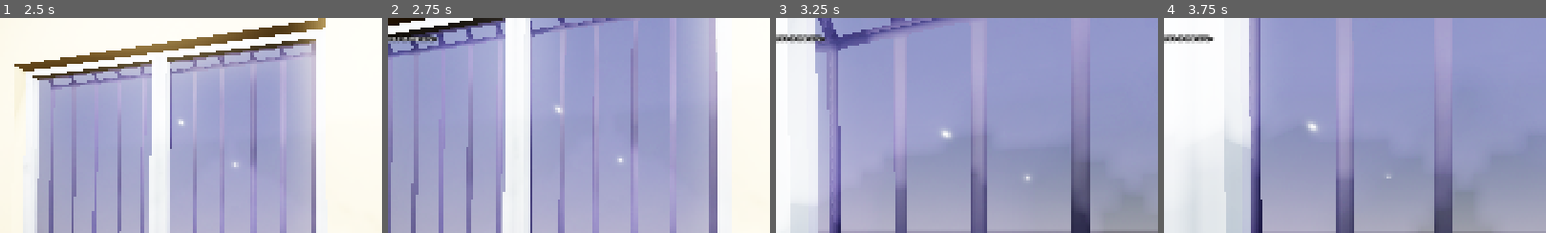
Above: before the commit, frames 1-4 (left to right).
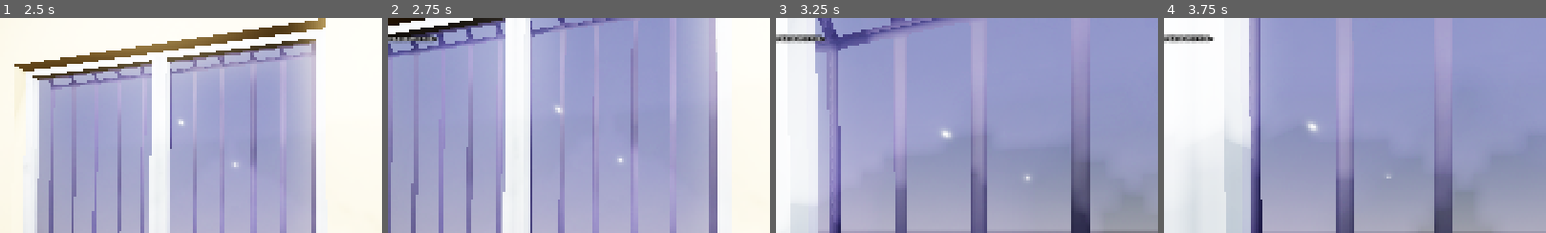
Above: after the commit, the same moments.

Repository: takanazwa5/ProjektMonopolowy
Game: Godot game, scene res://scenes/game/game.tscn
The game is run twice, just before and just after one commit, with the same random seed, the same clock (stepped at 60 frames per second) and the same inputs.
Inputs (mouse positions are % of the whole screen's width and height, from its top left):
- Up to frame 1 (2.5 s): tap Enter at 0.5 s; move the mouse to (55, 50) at 0.52 s; hold G (drop_item) 0.53-1.28 s; hold W (walk_forward) from 0.53 s (still down); click (55, 50) at 0.67 s; tap E (interact) at 0.8, 1.35, 2.3 s; move the mouse to (45, 50) at 1.27 s; tap G (drop_item) at 1.55 s; move the mouse to (52, 48) at 2.02 s; hold Ctrl (crouch) from 2.03 s (still down)
- Up to frame 2 (2.75 s): keep holding W (walk_forward); keep holding Ctrl (crouch)
- Up to frame 3 (3.25 s): keep holding W (walk_forward); move the mouse to (49, 52) at 2.77 s; release Ctrl (crouch) at 2.78 s; tap G (drop_item) at 2.85 s; click (49, 52) at 2.92 s
- Up to frame 4 (3.75 s): keep holding W (walk_forward); move the mouse to (57, 51) at 3.52 s; hold E (interact) from 3.53 s (still down)
The pictures show only the part of the screen within x 14-64%, y 0-50%; the shares and areas given below are measured in that part.

Frame 1 is identical in both runs. In frame 2, less than 0.1% of the frame differs, in the area x 2-12%, y 8-12%; in frame 3, 0.1%; in frame 4, 0.1%, in the area x 2-12%, y 7-12%.

Commit message:
Implement loose item handling and dropping logic
Changed BeerBobrBottle to RigidBody3D and added a 'loose' property to items. Items can now be dropped into a dedicated LooseItems node, preserving their transform and physics state. Updated item preview and rig scripts to support loose item interactions and reparenting. Added LooseItems node to the game scene for managing dropped items.

Diff:
--- a/features/items/beer/beer_bobr_bottle.tscn
+++ b/features/items/beer/beer_bobr_bottle.tscn
@@ -7,8 +7,9 @@
 [sub_resource type="BoxShape3D" id="BoxShape3D_ek8a4"]
 size = Vector3(0.079834, 0.296997, 0.0839844)
 
-[node name="BeerBobrBottle" type="StaticBody3D" groups=["items"]]
+[node name="BeerBobrBottle" type="RigidBody3D" groups=["items"]]
 collision_layer = 4
+freeze = true
 script = ExtResource("1_ek8a4")
 data = ExtResource("2_pirts")
 reticle_tooltip_text = "Bubr w butelce"
--- a/features/items/item.gd
+++ b/features/items/item.gd
@@ -6,6 +6,9 @@
 
 
 @export var data: ItemData
+
+
+var loose: bool = false
 
 
 @onready var bottom_marker: Marker3D = %BottomMarker
@@ -17,10 +20,13 @@
 
 	if not event.is_action_pressed(&"interact"): return
 
-	var copy: Item = duplicate()
-	interaction.emit(copy)
-	copy.global_transform = global_transform
-	# NOTE: Might need set_input_as_handled()
+	if loose: interaction.emit(self)
+	else:
+
+		var copy: Item = duplicate()
+		interaction.emit(copy)
+		copy.global_transform = global_transform
+		# NOTE: Might need set_input_as_handled()
 
 
 func _get_configuration_warnings() -> PackedStringArray:
--- a/features/player/item_preview.gd
+++ b/features/player/item_preview.gd
@@ -9,6 +9,7 @@
 
 
 var _current_item: Item
+var _original_global_transform: Transform3D
 var _can_rotate: bool = false
 
 
@@ -33,12 +34,27 @@
 		rotate_y(event.relative.x * 0.001)
 		rotate_x(event.relative.y * 0.001)
 
-	if event.is_action_pressed(&"interact"): _current_item.reparent(item_rig)
-	elif event.is_action_pressed(&"drop_item"): _current_item.queue_free()
+	if event.is_action_pressed(&"interact"):
+
+		if not _current_item.loose: _current_item.interaction.connect(_on_item_interaction)
+		_current_item.reparent(item_rig)
+		get_viewport().set_input_as_handled()
+
+	elif event.is_action_pressed(&"drop_item"):
+
+		if _current_item.loose:
+
+			_current_item.global_transform = _original_global_transform
+			_current_item.freeze = false
+			var game: Game = get_tree().current_scene
+			_current_item.reparent(game.loose_items)
+
+		else: _current_item.queue_free()
 
 
 func _move_item_to_preview(item: Item) -> void:
 
+	_original_global_transform = item.global_transform
 	var tween: Tween = create_tween().set_trans(Tween.TRANS_CUBIC)
 	tween.tween_property(item, ^"transform", Transform3D(), TWEEN_DURATION)
 	if tween.is_running(): await tween.finished
@@ -47,7 +63,9 @@
 func _on_child_entered_tree(node: Node) -> void:
 
 	_current_item = node
+	#print("item entering preview: %s" % _current_item)
 	item_entered.emit(_current_item)
+	_current_item.freeze = true
 	position.z = clampf(_current_item.data.preview_zoom, -1.0, -0.15)
 	await _move_item_to_preview(_current_item)
 	_can_rotate = true
@@ -55,6 +73,7 @@
 
 func _on_child_exited_tree(_node: Node) -> void:
 
+	#print("item exiting preview: %s" % _current_item)
 	item_exited.emit()
 	_current_item = null
 	_can_rotate = false
@@ -63,4 +82,5 @@
 
 func _on_item_interaction(item: Item) -> void:
 
-	add_child(item)
+	if item.loose: item.reparent(self)
+	else: add_child(item)
--- a/features/player/item_rig.gd
+++ b/features/player/item_rig.gd
@@ -21,7 +21,11 @@
 
 	if not is_instance_valid(current_item): return
 
-	if event.is_action_pressed(&"drop_item"): current_item.queue_free()
+	if event.is_action_pressed(&"drop_item"):
+
+		var game: Game = get_tree().current_scene
+		current_item.freeze = false
+		current_item.reparent(game.loose_items)
 
 
 func _move_item_to_rig(item: Item) -> void:
@@ -33,13 +37,16 @@
 func _on_child_entered_tree(node: Node) -> void:
 
 	current_item = node
+	#print("item entering rig: %s" % current_item)
 	item_entered.emit(current_item)
+	current_item.loose = true
 	_move_item_to_rig(current_item)
 	get_tree().set_group(&"items", "can_interact", false)
 
 
 func _on_child_exited_tree(_node: Node) -> void:
 
+	#print("item exiting rig: %s" % current_item)
 	item_exited.emit()
 	current_item = null
 	get_tree().set_group(&"items", "can_interact", true)
--- a/scenes/game/game.gd
+++ b/scenes/game/game.gd
@@ -4,6 +4,7 @@
 @onready var pause_menu: PauseMenu = %PauseMenu
 @onready var level: Level = %Level
 @onready var player: Player = %Player
+@onready var loose_items: Node = %LooseItems
 
 
 func _ready() -> void:
--- a/scenes/game/game.tscn
+++ b/scenes/game/game.tscn
@@ -17,3 +17,6 @@
 [node name="Player" parent="." instance=ExtResource("4_eow3j")]
 unique_name_in_owner = true
 transform = Transform3D(-0.97183, 0, -0.235685, 0, 1, 0, 0.235685, 0, -0.97183, -1.56016, 1.125, -2.03091)
+
+[node name="LooseItems" type="Node3D" parent="."]
+unique_name_in_owner = true
